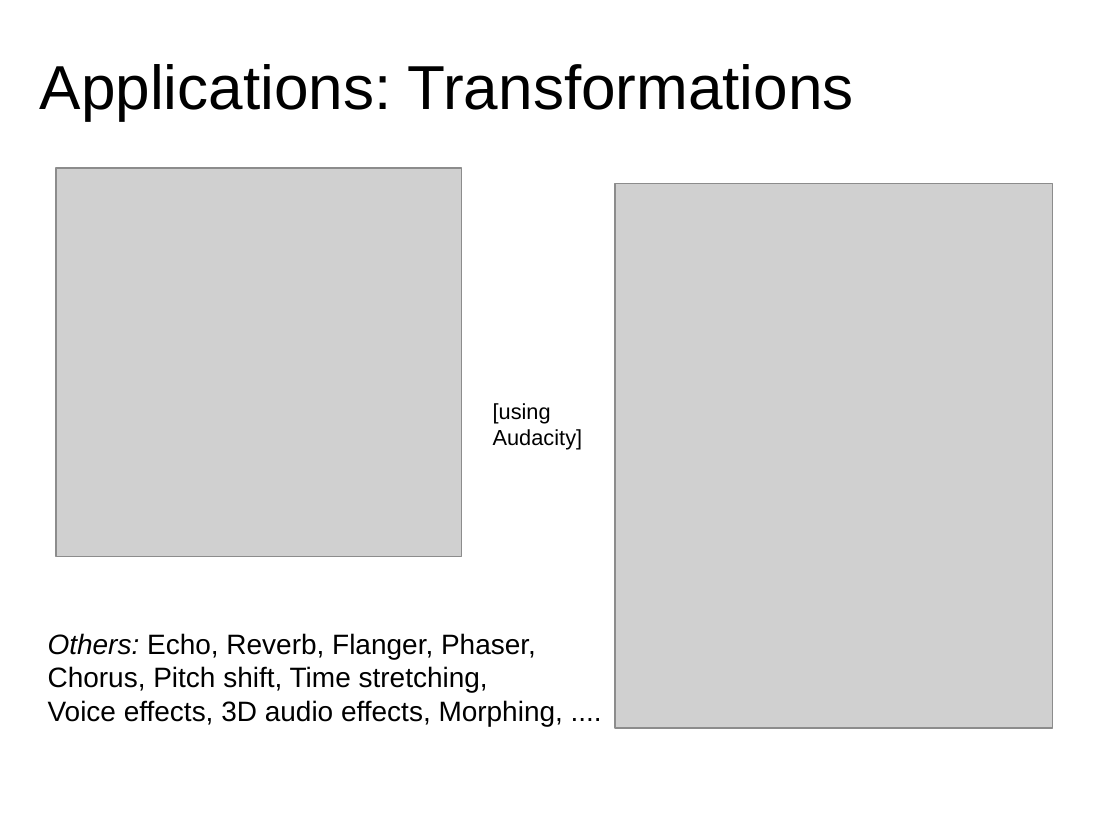
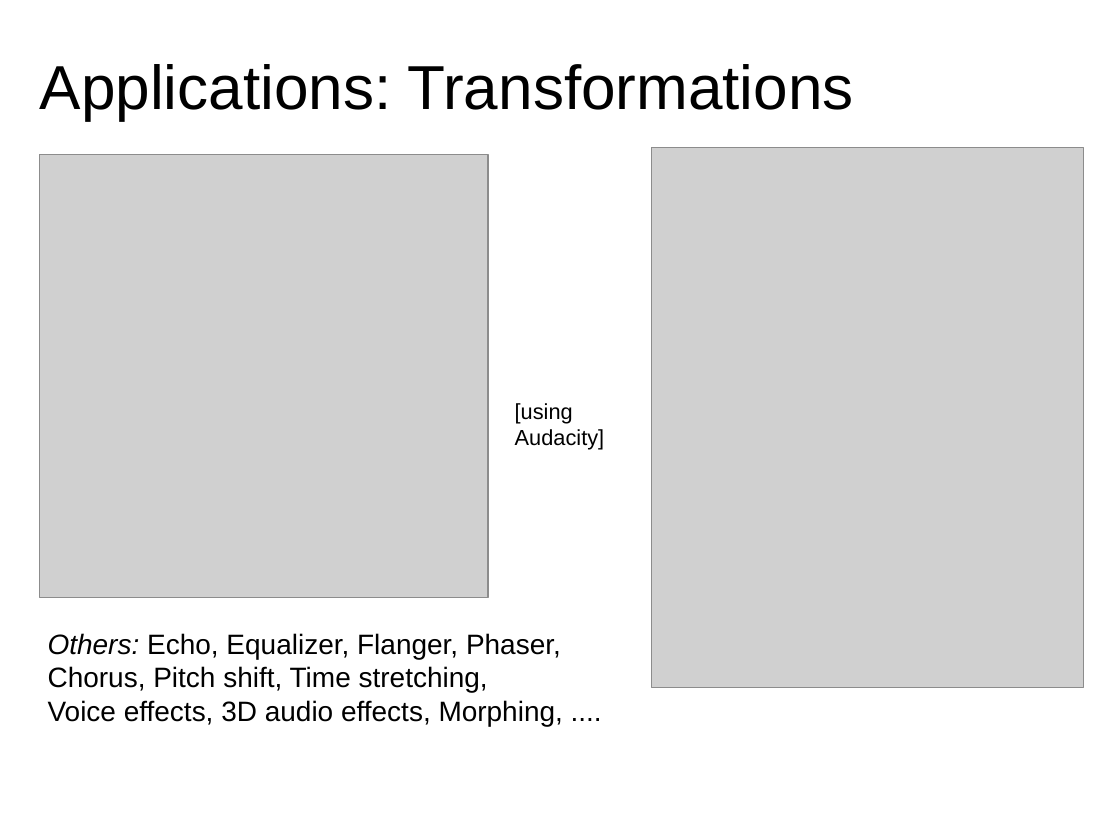
Before and after one commit to MTG/sms-tools, a slide deck: slide 7 of lectures/1-Introduction/Intro-to-DSP.odp (slide 9 before the commit). Drawn at 1120x840 pixels with LibreOffice and Linux fonts; fonts in the diff are those of the drawing; grey boxes stand for pictures. Boxes give left, top, right and bottom in pixels: in the first picture for what was removed or moved away, otherwise in the second. Text is boxed around its words. In the diff, an @@ line names an element or a change of style, - is before the commit and + after.

```diff
--- a/lectures/1-Introduction/Intro-to-DSP.odp
+++ b/lectures/1-Introduction/Intro-to-DSP.odp
@@ picture: place and size @@
-picture at [615, 184, 1053, 728]
+picture at [652, 148, 1084, 688]
@@ picture: place and size @@
-picture at [56, 168, 461, 557]
+picture at [39, 155, 487, 598]
@@ text "[using": place and size @@
-text "[using" at [493, 403, 583, 450]
+text "[using" at [515, 403, 605, 450]
@@ text at [48, 633, 561, 659]: text changed @@
-Others: Echo, Reverb, Flanger, Phaser,
+Others: Echo, Equalizer, Flanger, Phaser,
```
Also in this commit, not shown: 7 other slides changed, 2 slides removed, 20 other files.
